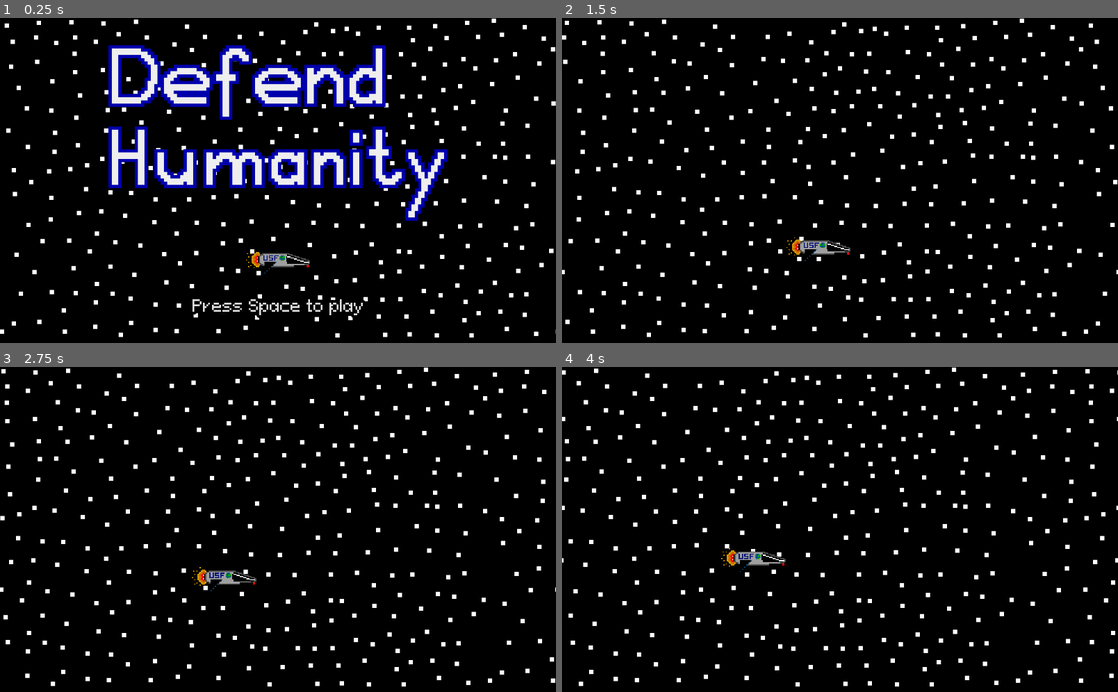
Above: before the commit, frames 1-4 (two rows, left to right).
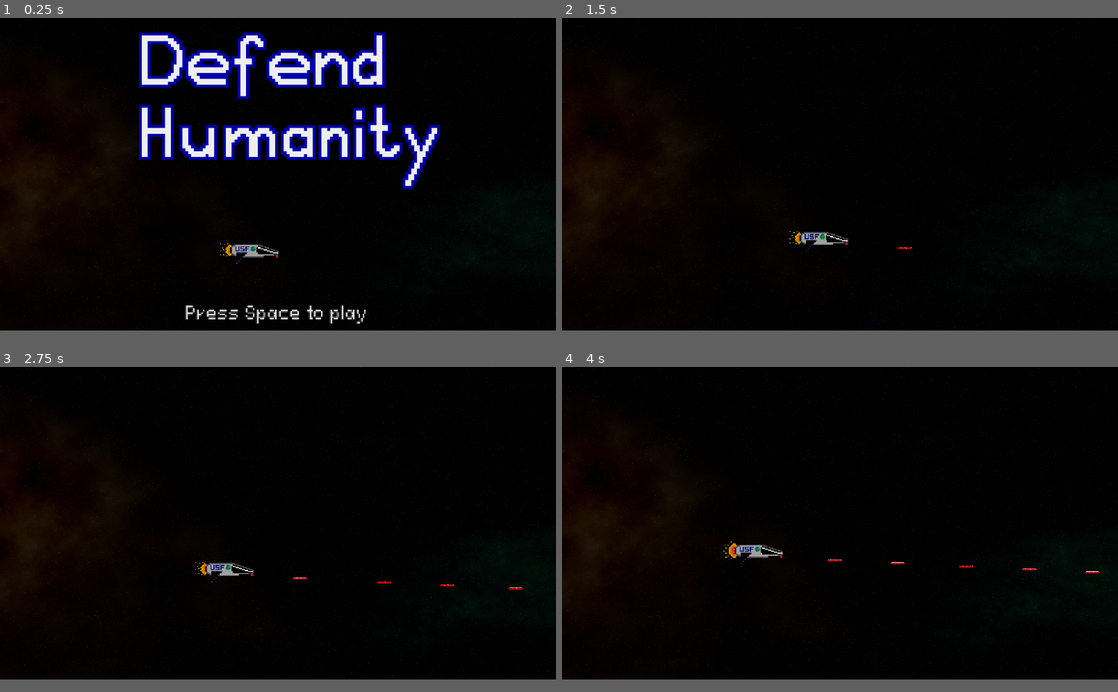
Above: after the commit, the same moments.

Repository: borislav-rakic/Defend_Humanity_Remake
Game: Godot game, scene res://main/Main.tscn
Two runs of this game, one before a commit and one after it. Both use one fixed random seed, a clock stepped at 60 frames per second and the inputs below.
Inputs:
- Up to frame 1 (0.25 s): no input
- Up to frame 2 (1.5 s): click "Press Space to play" at 0.5 s; hold Right (ui_right) from 1.28 s (still down); hold Space (ui_select) from 1.28 s (still down)
- Up to frame 3 (2.75 s): release Right (ui_right) at 2.03 s; release Space (ui_select) at 2.03 s; hold Down (ui_down) from 2.03 s (still down); tap Space (ui_select) at 2.1, 2.27, 2.57 s
- Up to frame 4 (4 s): release Down (ui_down) at 2.78 s; hold Right (ui_right) 2.78-3.53 s; hold Space (ui_select) 2.78-3.53 s; hold Up (ui_up) from 3.53 s (still down); tap Space (ui_select) at 3.6, 3.77 s
In our replay, the window is 800x468 before the commit and 800x450 after it. These sizes can differ from the game's own. Grey fills any space a smaller window leaves; there, only what the larger window draws over its background counts as a difference.

The runs differ from the first frame. In frame 1, 22% of the frame differs, in the area x 0-100%, y 0-99%; in frame 2, 5.8%; in frame 3, 5.9%; in frame 4, 5.9%.

Commit message:
Started to introduce new textures, completely overhauling the game

Diff:
--- /dev/null
+++ b/Background/Background.tscn
@@ -0,0 +1,13 @@
+[gd_scene load_steps=2 format=2]
+
+[ext_resource path="res://assets/Background/spacefield_a-000.png" type="Texture" id=1]
+
+[node name="Background" type="CanvasLayer"]
+scale = Vector2( 1.25, 1.25 )
+transform = Transform2D( 1.25, 0, 0, 1.25, 0, 0 )
+
+[node name="TextureRect" type="TextureRect" parent="."]
+margin_right = 1920.0
+margin_bottom = 1080.0
+texture = ExtResource( 1 )
+stretch_mode = 5
--- a/entities/enemy/Enemy.tscn
+++ b/entities/enemy/Enemy.tscn
@@ -45,10 +45,9 @@
 "speed": 13.0
 } ]
 
-[node name="Enemy" type="Area2D" groups=[
-"enemies",
-]]
+[node name="Enemy" type="Area2D" groups=["enemies"]]
 position = Vector2( 1247.19, 313.299 )
+scale = Vector2( 1.75, 1.75 )
 collision_layer = 2
 collision_mask = 0
 script = ExtResource( 3 )
--- a/entities/laser/Laser.tscn
+++ b/entities/laser/Laser.tscn
@@ -8,7 +8,7 @@
 height = 34.6716
 
 [node name="Laser" type="Area2D"]
-scale = Vector2( 0.75, 0.75 )
+scale = Vector2( 1.25, 1.25 )
 collision_layer = 4
 collision_mask = 10
 script = ExtResource( 2 )
--- a/entities/player/Player.gd
+++ b/entities/player/Player.gd
@@ -4,9 +4,11 @@
 signal player_eliminated
 signal life_lost
 
+export (PackedScene) var Laser
 export var speed = 400
 var velocity = Vector2()
 var lives = 4
+var shoot_enabled = true
 var screen_size
 var invincibility = false
 var explosion_has_happened = false
@@ -38,7 +40,7 @@
 	$Explosion.playing = false
 	$Explosion.frame = 1
 
-func _process(delta):
+func _physics_process(delta):
 	# Checks wether the player wants to move in a direction
 	velocity = Vector2()
 	if Input.is_action_pressed("ui_up"):
@@ -52,10 +54,27 @@
 	if velocity.length() > 0:
 		velocity = velocity.normalized() * speed
 
+	if Input.is_action_pressed("ui_select") && shoot_enabled:
+		player_shoot()
+
 	position += velocity * delta
 
 	position.x = clamp(position.x, 0, screen_size.x / 2 - 100)
 	position.y = clamp(position.y, 0, screen_size.y)
+
+# Handles the shooting for the player
+func player_shoot():
+	$LaserSound.playing = true
+	var laser = Laser.instance()
+	get_parent().add_child(laser)
+	laser.position.x = position.x + 87.5
+	laser.position.y = position.y + 17.5
+	$LaserCooldown.start()
+	shoot_enabled = false
+
+# Reenables the shooting function after the cooldown
+func enable_shoot():
+	shoot_enabled = true
 
 # This function is called when the player was hit
 func _on_Player_area_entered(area):
--- a/entities/player/Player.tscn
+++ b/entities/player/Player.tscn
@@ -19,6 +19,8 @@
 [ext_resource path="res://assets/explosion-6.png" type="Texture" id=17]
 [ext_resource path="res://assets/explosion-7.png" type="Texture" id=18]
 [ext_resource path="res://sounds/HeroExplosionSound.mp3" type="AudioStream" id=19]
+[ext_resource path="res://entities/laser/Laser.tscn" type="PackedScene" id=20]
+[ext_resource path="res://sounds/Laser sound v3.mp3" type="AudioStream" id=21]
 
 [sub_resource type="SpriteFrames" id=1]
 animations = [ {
@@ -37,13 +39,14 @@
 } ]
 
 [node name="Player" type="Area2D"]
+scale = Vector2( 1.75, 1.75 )
 collision_mask = 8
 script = ExtResource( 3 )
+Laser = ExtResource( 20 )
 
 [node name="Default" type="AnimatedSprite" parent="."]
 scale = Vector2( 0.5, 0.5 )
 frames = SubResource( 1 )
-frame = 1
 playing = true
 
 [node name="CollisionPolygon2D" type="CollisionPolygon2D" parent="."]
@@ -58,8 +61,17 @@
 visible = false
 frames = SubResource( 2 )
 
+[node name="LaserSound" type="AudioStreamPlayer" parent="."]
+stream = ExtResource( 21 )
+volume_db = -10.0
+
 [node name="ExplosionSound" type="AudioStreamPlayer" parent="."]
 stream = ExtResource( 19 )
 volume_db = -10.0
 
+[node name="LaserCooldown" type="Timer" parent="."]
+wait_time = 0.2
+one_shot = true
+
 [connection signal="area_entered" from="." to="." method="_on_Player_area_entered"]
+[connection signal="timeout" from="LaserCooldown" to="." method="enable_shoot"]
--- a/hud/HUD.tscn
+++ b/hud/HUD.tscn
@@ -31,23 +31,18 @@
 outline_color = Color( 0, 0, 0, 1 )
 font_data = ExtResource( 4 )
 
-[node name="HUD" type="CanvasLayer" groups=[
-"HUD",
-]]
+[node name="HUD" type="CanvasLayer" groups=["HUD"]]
 script = ExtResource( 3 )
 
 [node name="Title" type="TextureRect" parent="."]
 anchor_left = 0.5
 anchor_right = 0.5
-margin_left = -312.0
+margin_left = -480.0
 margin_top = 50.0
-margin_right = 520.0
+margin_right = 352.0
 margin_bottom = 482.0
-rect_scale = Vector2( 0.75, 0.75 )
+rect_scale = Vector2( 1.25, 1.25 )
 texture = ExtResource( 1 )
-__meta__ = {
-"_edit_use_anchors_": false
-}
 
 [node name="Lifemeter" type="TextureRect" parent="."]
 visible = false
@@ -56,20 +51,20 @@
 margin_left = -24.0
 margin_right = 24.0
 margin_bottom = 48.0
+rect_scale = Vector2( 2, 2 )
 texture = ExtResource( 2 )
 __meta__ = {
 "_edit_use_anchors_": false
 }
 
 [node name="Start" type="Button" parent="."]
-anchor_left = 0.5
 anchor_top = 1.0
 anchor_right = 0.5
 anchor_bottom = 1.0
-margin_left = -169.5
-margin_top = -90.0
-margin_right = 169.5
-margin_bottom = -47.0
+margin_top = -102.0
+margin_right = -0.5
+margin_bottom = -59.0
+rect_scale = Vector2( 2, 2 )
 custom_fonts/font = SubResource( 1 )
 shortcut = SubResource( 3 )
 text = "Press Space to play"
@@ -80,43 +75,39 @@
 
 [node name="GameOver" type="Label" parent="."]
 visible = false
-anchor_left = 0.5
 anchor_right = 0.5
-margin_left = -186.0
 margin_top = 70.0
-margin_right = 186.0
 margin_bottom = 149.0
+rect_scale = Vector2( 2, 2 )
 custom_fonts/font = SubResource( 4 )
 text = "Game Over"
+align = 1
 __meta__ = {
 "_edit_use_anchors_": false
 }
 
 [node name="Score" type="Label" parent="."]
 visible = false
-anchor_left = 0.5
 anchor_right = 0.5
-margin_left = -182.5
-margin_top = 170.0
-margin_right = 182.5
-margin_bottom = 232.0
+margin_top = 234.0
+margin_bottom = 296.0
 grow_horizontal = 2
+rect_scale = Vector2( 2, 2 )
 custom_fonts/font = SubResource( 5 )
 text = "Your score: 0"
+align = 1
 __meta__ = {
 "_edit_use_anchors_": false
 }
 
 [node name="HomeButton" type="Button" parent="."]
 visible = false
-anchor_left = 0.5
 anchor_top = 0.5
-anchor_right = 0.5
 anchor_bottom = 0.5
-margin_left = -112.0
+margin_left = 750.0
 margin_top = 20.0
-margin_right = -36.0
 margin_bottom = 90.0
+rect_scale = Vector2( 2, 2 )
 icon = ExtResource( 5 )
 flat = true
 __meta__ = {
@@ -125,14 +116,13 @@
 
 [node name="PlayAgainButton" type="Button" parent="."]
 visible = false
-anchor_left = 0.5
 anchor_top = 0.5
-anchor_right = 0.5
 anchor_bottom = 0.5
-margin_left = 36.0
+margin_left = 1000.0
 margin_top = 20.0
-margin_right = 112.0
+margin_right = 750.0
 margin_bottom = 90.0
+rect_scale = Vector2( 2, 2 )
 icon = ExtResource( 6 )
 flat = true
 __meta__ = {
--- a/main/Main.gd
+++ b/main/Main.gd
@@ -9,7 +9,6 @@
 export (PackedScene) var EnemyLaser
 export (PackedScene) var Life
 var score = 0
-var shoot_enabled = true
 var enemy1_shoot_enabled = false
 var enemy2_shoot_enabled = false
 var enemies
@@ -111,8 +110,8 @@
 	$HUD/HomeButton.visible = false
 	$HUD/PlayAgainButton.visible = false
 	$DeathScreenTheme.playing = false
-	$Player.position.x = screen_size.x / 2
-	$Player.position.y = screen_size.y - screen_size.y / 4
+	$Player.position.x = 1920 / 2
+	$Player.position.y = 1080 - 1080 / 4
 	$Player/Explosion.visible = false
 	$Player/Default.visible = true
 	$HUD/Title.visible = true
@@ -134,9 +133,6 @@
 	if get_tree().get_nodes_in_group("enemies").size() < 2:
 		spawn_enemy()
 
-	if Input.is_action_pressed("ui_select") && shoot_enabled:
-		player_shoot()
-
 	enemies = get_tree().get_nodes_in_group("enemies")
 
 	enemies[0].connect("enemy_eliminated", self, "disable_enemy1_shoot")
@@ -152,7 +148,7 @@
 func enemy1_shoot(enemy):
 	enemy1_shoot_enabled = false
 	$Enemy1LaserCooldown.start()
-	$LaserSound.play()
+	#$LaserSound.play()
 	var enemy_laser = EnemyLaser.instance()
 	add_child(enemy_laser)
 	enemy_laser.position.x = enemy.position.x - 62
@@ -161,7 +157,7 @@
 func enemy2_shoot(enemy):
 	enemy2_shoot_enabled = false
 	$Enemy2LaserCooldown.start()
-	$LaserSound.play()
+	#$LaserSound.play()
 	var enemy_laser = EnemyLaser.instance()
 	add_child(enemy_laser)
 	enemy_laser.position.x = enemy.position.x - 62
@@ -207,18 +203,6 @@
 
 	if level_2_reached:
 		emit_signal("level_2_reached")
-
-func player_shoot():
-	$LaserSound.playing = true
-	var laser = Laser.instance()
-	add_child(laser)
-	laser.position.x = $Player.position.x + 50
-	laser.position.y = $Player.position.y + 10
-	$LaserCooldown.start()
-	shoot_enabled = false
-
-func enable_shoot_function():
-	shoot_enabled = true
 
 func change_lifemeter_texture():
 	player_lives -= 1
--- a/main/Main.tscn
+++ b/main/Main.tscn
@@ -6,15 +6,37 @@
 [ext_resource path="res://entities/laser/Laser.tscn" type="PackedScene" id=4]
 [ext_resource path="res://hud/HUD.tscn" type="PackedScene" id=5]
 [ext_resource path="res://entities/explosion/Explosion.tscn" type="PackedScene" id=6]
-[ext_resource path="res://sounds/Laser sound v3.mp3" type="AudioStream" id=7]
 [ext_resource path="res://entities/enemy_laser/EnemyLaser.tscn" type="PackedScene" id=8]
-[ext_resource path="res://moving_background/MovingBackground.tscn" type="PackedScene" id=9]
+[ext_resource path="res://Background/Background.tscn" type="PackedScene" id=9]
 [ext_resource path="res://sounds/Defend Humanity main theme.mp3" type="AudioStream" id=10]
 [ext_resource path="res://sounds/Defend Humanity main theme 2.mp3" type="AudioStream" id=11]
 [ext_resource path="res://sounds/Defend Humanity Deathscreen (2).mp3" type="AudioStream" id=12]
 [ext_resource path="res://sounds/Defend Humanity death theme.mp3" type="AudioStream" id=13]
 [ext_resource path="res://sounds/Defend Humanity menu theme 8bit.mp3" type="AudioStream" id=14]
 [ext_resource path="res://entities/power_ups/life/Life.tscn" type="PackedScene" id=15]
+
+[sub_resource type="Animation" id=3]
+length = 0.001
+tracks/0/type = "bezier"
+tracks/0/path = NodePath(".:position:x")
+tracks/0/interp = 1
+tracks/0/loop_wrap = true
+tracks/0/imported = false
+tracks/0/enabled = true
+tracks/0/keys = {
+"points": PoolRealArray( 960, -0.25, 0, 0.25, 0 ),
+"times": PoolRealArray( 0 )
+}
+tracks/1/type = "bezier"
+tracks/1/path = NodePath(".:position:y")
+tracks/1/interp = 1
+tracks/1/loop_wrap = true
+tracks/1/imported = false
+tracks/1/enabled = true
+tracks/1/keys = {
+"points": PoolRealArray( 810, -0.25, 0, 0.25, 0 ),
+"times": PoolRealArray( 0 )
+}
 
 [sub_resource type="Animation" id=1]
 resource_name = "player_start_animation"
@@ -27,7 +49,7 @@
 tracks/0/imported = false
 tracks/0/enabled = true
 tracks/0/keys = {
-"points": PoolRealArray( 512, -0.25, 0, 0.25, 0, 256, -0.25, 0, 0.25, 0 ),
+"points": PoolRealArray( 960, -0.25, 0, 0.25, 0, 480, -0.25, 0, 0.25, 0 ),
 "times": PoolRealArray( 0, 5.56 )
 }
 tracks/1/type = "bezier"
@@ -37,18 +59,16 @@
 tracks/1/imported = false
 tracks/1/enabled = true
 tracks/1/keys = {
-"points": PoolRealArray( 450, -0.25, 0, 0.25, 0, 300, -0.25, 0, 0.25, 0 ),
+"points": PoolRealArray( 810, -0.25, 0, 0.25, 0, 540, -0.25, 0, 0.25, 0 ),
 "times": PoolRealArray( 0, 5.56 )
 }
 
 [sub_resource type="Curve2D" id=2]
 _data = {
-"points": PoolVector2Array( 0, 0, 0, 0, 1191.05, 54.5013, 0, 0, 0, 0, 1193.28, 533.45 )
+"points": PoolVector2Array( 0, 0, 0, 0, 1191.05, 54.5013, 0, 0, 0, 0, 1192, 923 )
 }
 
-[node name="Main" type="Node" groups=[
-"lasers",
-]]
+[node name="Main" type="Node" groups=["lasers"]]
 script = ExtResource( 2 )
 Enemy = ExtResource( 3 )
 Laser = ExtResource( 4 )
@@ -56,28 +76,23 @@
 EnemyLaser = ExtResource( 8 )
 Life = ExtResource( 15 )
 
-[node name="MovingBackground" parent="." instance=ExtResource( 9 )]
+[node name="Background" parent="." instance=ExtResource( 9 )]
+layer = -1
 
 [node name="Player" parent="." instance=ExtResource( 1 )]
-position = Vector2( 256, 300 )
+position = Vector2( 960, 810 )
 
 [node name="PlayerStartAnimation" type="AnimationPlayer" parent="Player"]
+anims/RESET = SubResource( 3 )
 anims/player_start_animation = SubResource( 1 )
 
-[node name="LaserCooldown" type="Timer" parent="."]
-wait_time = 0.2
-one_shot = true
-
 [node name="EnemySpawn" type="Path2D" parent="."]
+position = Vector2( 1000, 50 )
 curve = SubResource( 2 )
 
 [node name="EnemySpawnLocation" type="PathFollow2D" parent="EnemySpawn"]
 position = Vector2( 1191.05, 54.5013 )
-rotation = 1.56613
-
-[node name="LaserSound" type="AudioStreamPlayer" parent="."]
-stream = ExtResource( 7 )
-volume_db = -10.0
+rotation = 1.56967
 
 [node name="Enemy1LaserCooldown" type="Timer" parent="."]
 wait_time = 2.0
@@ -115,7 +130,6 @@
 
 [connection signal="life_lost" from="Player" to="." method="change_lifemeter_texture"]
 [connection signal="player_eliminated" from="Player" to="." method="game_over"]
-[connection signal="timeout" from="LaserCooldown" to="." method="enable_shoot_function"]
 [connection signal="timeout" from="Enemy1LaserCooldown" to="." method="enable_enemy1_shoot"]
 [connection signal="timeout" from="Enemy2LaserCooldown" to="." method="enable_enemy2_shoot"]
 [connection signal="game_started" from="HUD" to="." method="game_started"]
--- a/moving_background/MovingBackground.tscn
+++ b/moving_background/MovingBackground.tscn
@@ -11,9 +11,6 @@
 margin_right = 40.0
 margin_bottom = 40.0
 texture = ExtResource( 1 )
-__meta__ = {
-"_edit_use_anchors_": false
-}
 
 [node name="Background2" type="TextureRect" parent="."]
 margin_left = 1024.15
--- a/project.godot
+++ b/project.godot
@@ -16,40 +16,42 @@
 
 [display]
 
+window/size/width=1920
+window/size/height=1080
 window/stretch/mode="2d"
-window/stretch/aspect="keep"
+window/stretch/aspect="expand"
 
 [input]
 
 ui_left={
 "deadzone": 0.5,
-"events": [ Object(InputEventKey,"resource_local_to_scene":false,"resource_name":"","device":0,"alt":false,"shift":false,"control":false,"meta":false,"command":false,"pressed":false,"scancode":16777231,"unicode":0,"echo":false,"script":null)
+"events": [ Object(InputEventKey,"resource_local_to_scene":false,"resource_name":"","device":0,"alt":false,"shift":false,"control":false,"meta":false,"command":false,"pressed":false,"scancode":16777231,"physical_scancode":0,"unicode":0,"echo":false,"script":null)
 , Object(InputEventJoypadButton,"resource_local_to_scene":false,"resource_name":"","device":0,"button_index":14,"pressure":0.0,"pressed":false,"script":null)
-, Object(InputEventKey,"resource_local_to_scene":false,"resource_name":"","device":0,"alt":false,"shift":false,"control":false,"meta":false,"command":false,"pressed":false,"scancode":65,"unicode":0,"echo":false,"script":null)
+, Object(InputEventKey,"resource_local_to_scene":false,"resource_name":"","device":0,"alt":false,"shift":false,"control":false,"meta":false,"command":false,"pressed":false,"scancode":65,"physical_scancode":0,"unicode":0,"echo":false,"script":null)
 , Object(InputEventJoypadMotion,"resource_local_to_scene":false,"resource_name":"","device":0,"axis":0,"axis_value":-1.0,"script":null)
  ]
 }
 ui_right={
 "deadzone": 0.5,
-"events": [ Object(InputEventKey,"resource_local_to_scene":false,"resource_name":"","device":0,"alt":false,"shift":false,"control":false,"meta":false,"command":false,"pressed":false,"scancode":16777233,"unicode":0,"echo":false,"script":null)
+"events": [ Object(InputEventKey,"resource_local_to_scene":false,"resource_name":"","device":0,"alt":false,"shift":false,"control":false,"meta":false,"command":false,"pressed":false,"scancode":16777233,"physical_scancode":0,"unicode":0,"echo":false,"script":null)
 , Object(InputEventJoypadButton,"resource_local_to_scene":false,"resource_name":"","device":0,"button_index":15,"pressure":0.0,"pressed":false,"script":null)
-, Object(InputEventKey,"resource_local_to_scene":false,"resource_name":"","device":0,"alt":false,"shift":false,"control":false,"meta":false,"command":false,"pressed":false,"scancode":68,"unicode":0,"echo":false,"script":null)
+, Object(InputEventKey,"resource_local_to_scene":false,"resource_name":"","device":0,"alt":false,"shift":false,"control":false,"meta":false,"command":false,"pressed":false,"scancode":68,"physical_scancode":0,"unicode":0,"echo":false,"script":null)
 , Object(InputEventJoypadMotion,"resource_local_to_scene":false,"resource_name":"","device":0,"axis":0,"axis_value":1.0,"script":null)
  ]
 }
 ui_up={
 "deadzone": 0.5,
-"events": [ Object(InputEventKey,"resource_local_to_scene":false,"resource_name":"","device":0,"alt":false,"shift":false,"control":false,"meta":false,"command":false,"pressed":false,"scancode":16777232,"unicode":0,"echo":false,"script":null)
+"events": [ Object(InputEventKey,"resource_local_to_scene":false,"resource_name":"","device":0,"alt":false,"shift":false,"control":false,"meta":false,"command":false,"pressed":false,"scancode":16777232,"physical_scancode":0,"unicode":0,"echo":false,"script":null)
 , Object(InputEventJoypadButton,"resource_local_to_scene":false,"resource_name":"","device":0,"button_index":12,"pressure":0.0,"pressed":false,"script":null)
-, Object(InputEventKey,"resource_local_to_scene":false,"resource_name":"","device":0,"alt":false,"shift":false,"control":false,"meta":false,"command":false,"pressed":false,"scancode":87,"unicode":0,"echo":false,"script":null)
+, Object(InputEventKey,"resource_local_to_scene":false,"resource_name":"","device":0,"alt":false,"shift":false,"control":false,"meta":false,"command":false,"pressed":false,"scancode":87,"physical_scancode":0,"unicode":0,"echo":false,"script":null)
 , Object(InputEventJoypadMotion,"resource_local_to_scene":false,"resource_name":"","device":0,"axis":1,"axis_value":-1.0,"script":null)
  ]
 }
 ui_down={
 "deadzone": 0.5,
-"events": [ Object(InputEventKey,"resource_local_to_scene":false,"resource_name":"","device":0,"alt":false,"shift":false,"control":false,"meta":false,"command":false,"pressed":false,"scancode":16777234,"unicode":0,"echo":false,"script":null)
+"events": [ Object(InputEventKey,"resource_local_to_scene":false,"resource_name":"","device":0,"alt":false,"shift":false,"control":false,"meta":false,"command":false,"pressed":false,"scancode":16777234,"physical_scancode":0,"unicode":0,"echo":false,"script":null)
 , Object(InputEventJoypadButton,"resource_local_to_scene":false,"resource_name":"","device":0,"button_index":13,"pressure":0.0,"pressed":false,"script":null)
-, Object(InputEventKey,"resource_local_to_scene":false,"resource_name":"","device":0,"alt":false,"shift":false,"control":false,"meta":false,"command":false,"pressed":false,"scancode":83,"unicode":0,"echo":false,"script":null)
+, Object(InputEventKey,"resource_local_to_scene":false,"resource_name":"","device":0,"alt":false,"shift":false,"control":false,"meta":false,"command":false,"pressed":false,"scancode":83,"physical_scancode":0,"unicode":0,"echo":false,"script":null)
 , Object(InputEventJoypadMotion,"resource_local_to_scene":false,"resource_name":"","device":0,"axis":1,"axis_value":1.0,"script":null)
  ]
 }
@@ -64,6 +66,7 @@
 
 [physics]
 
+common/physics_fps=120
 common/enable_pause_aware_picking=true
 
 [rendering]
Renamed: assets/BackgroundBlack.png -> assets/Background/BackgroundBlack.png
Not shown, changed: assets/Background/BackgroundBlack.png.import
Renamed: assets/DH_Background1 (1).png -> assets/Background/DH_Background1 (1).png
Not shown, changed: assets/Background/DH_Background1 (1).png.import
Renamed: assets/DH_Background1.png -> assets/Background/DH_Background1.png
Not shown, changed: assets/Background/DH_Background1.png.import
Renamed: assets/DH_background_remake.png -> assets/Background/DH_background_remake.png
Not shown, added: assets/Background/DH_background_remake.png.import
Binary file added: assets/Background/spacefield_a-000.png
Not shown, changed: assets/Background/spacefield_a-000.png.import
Not shown: 1 places in entities/player/Player.tscn that only renumber resources
Not shown, added: .DS_Store
(and 3 more such lines)
